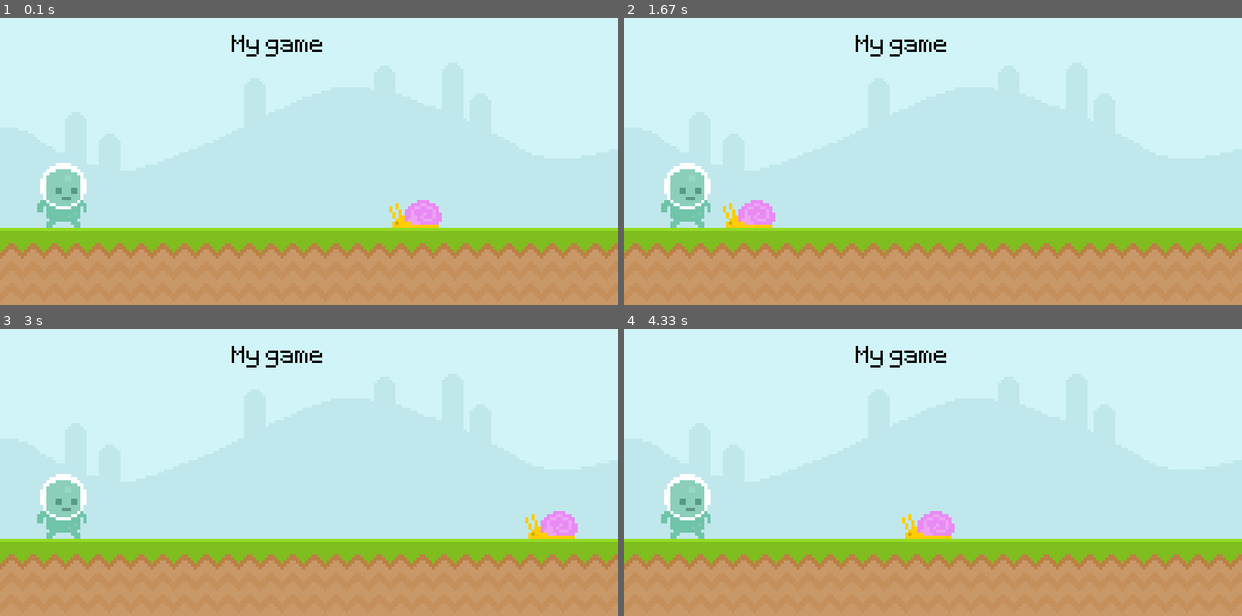
Above: before the commit, frames 1-4 (two rows, left to right).
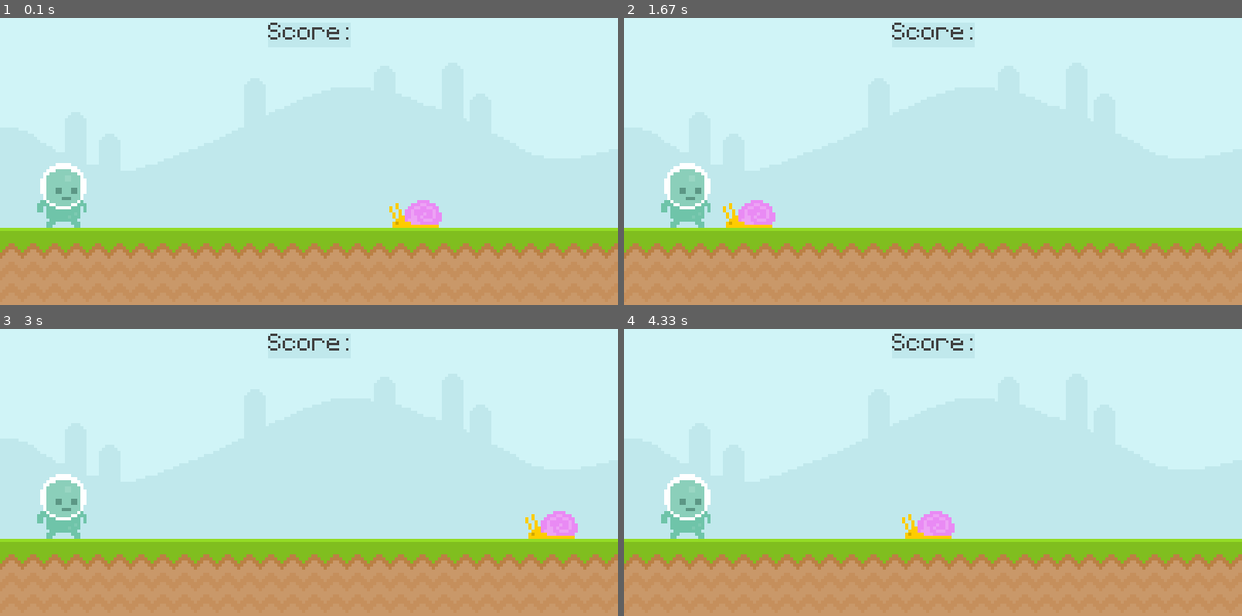
Above: after the commit, the same moments.

Repository: TylerTLe/PygamesBasics
Game: pygame game, started from main.py
Same seed, same stepped clock (60 frames per second), same inputs: the game is played once before the commit and once after it.
Inputs:
- Up to frame 1 (0.1 s): no input
- Up to frame 2 (1.67 s): no input
- Up to frame 3 (3 s): no input
- Up to frame 4 (4.33 s): no input

The runs differ from the first frame. In frame 1, 0.5% of the frame differs, in the area x 37-57%, y 1-14%; in frame 2, 0.5%; in frame 3, 0.5%; in frame 4, 0.5%.

Commit message:
Adds scoreboard

Diff:
--- a/main.py
+++ b/main.py
@@ -10,7 +10,9 @@
 
 sky = pygame.image.load('graphics/Sky.png').convert()
 ground = pygame.image.load('graphics/Ground.png').convert()
-text_surface = test_font.render('My game', False, 'Black')
+
+score_surface = test_font.render('Score:', False, (64,64,64))
+score_rect = score_surface.get_rect(center = (400,50))
 
 snail_surface = pygame.image.load('graphics/snail/snail1.png').convert_alpha()
 snail_x = 600
@@ -30,7 +32,9 @@
 
     screen.blit(sky,(0,0))
     screen.blit(ground,(0,300))
-    screen.blit(text_surface,(300,50))
+    pygame.draw.rect(screen,'#c0e8ec', score_rect, )
+    pygame.draw.rect(screen,'#c0e8ec', score_rect, 10)
+    screen.blit(score_surface,score_rect)
 
     snail_hitbox.x -= 4
     if snail_hitbox.right <= 0: snail_hitbox.left = 800
@@ -44,6 +48,5 @@
     # if player_hitbox.collidepoint((mouse_pos)):
     #     pygame.mouse.get_pressed()
 
-
     pygame.display.update()
     clock.tick(60)
